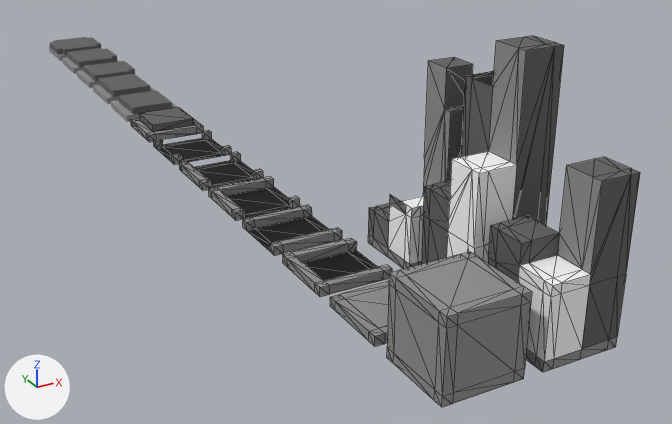
The glTF model blocksgame/assets/CityMap.glb: old version first, new version second.
Rendered twice from a camera (50 mm lens) standing at (-19.9, -26.2, 19.3) and looking at (7.0, 22.9, -5.3). Every picture has the same lights, and +X, +Y and +Z are marked at lower left. The older version comes first. Mesh edges are drawn as thin lines on the coarser meshes.

The older version as bpy lines, for what is in view:
```python
me_cube_008 = bpy.data.meshes.new('Cube.008')
me_cube_008.from_pydata(...)  # 95 vertices, 186 faces; spans x -2.0..2.0, y -2.0..2.0, z -2.0..10.0
me_cube_008.materials.append(mat_material)  # picture img_black_n_white
me_cube_013 = bpy.data.meshes.new('Cube.013')
me_cube_013.from_pydata(...)  # 42 vertices, 80 faces; spans x -2.0..2.0, y -2.0..2.0, z -2.0..-1.0
me_cube_013.materials.append(mat_material)  # picture img_black_n_white
me_cube_015 = bpy.data.meshes.new('Cube.015')
me_cube_015.from_pydata(...)  # 40 vertices, 76 faces; spans x -2.0..2.0, y -2.0..2.0, z -2.0..-1.0
me_cube_015.materials.append(mat_material)  # picture img_black_n_white
ob_building03 = bpy.data.objects.new('Building03', me_cube_008)
ob_building03.location = (5.0, 5.0, 0.0)
ob_road10 = bpy.data.objects.new('Road10', me_cube_015)
ob_road10.location = (0.0, 50.0, 0.0)
ob_road11 = bpy.data.objects.new('Road11', me_cube_013)
ob_road11.location = (0.0, 55.0, 0.0)
# also in view: 'Building04' at (5.0, 10.0, 3.0); 'Road08' at (0.0, 40.0, -1.5); 'Road09' at (0.0, 45.0, -1.5); 'Road03' at (0.0, 15.0, -1.8); 'Building01' at (0.0, 0.0, 0.0)
```
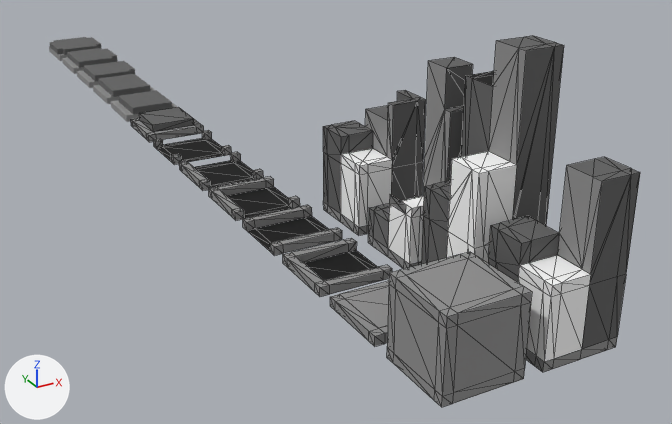
Changed parts and their boxes (x1, y1, x2, y2) in the pictures (672 x 424 px):
'Building05-col', added: after (323, 90, 426, 236)

Patch to the scene script:
```diff
--- a/blocksgame/assets/CityMap.glb.py
+++ b/blocksgame/assets/CityMap.glb.py
@@ me_cube_016 @@
+me_cube_016.from_pydata(...)  # 98 vertices, 194 faces; spans x -2.0..2.0, y -2.0..2.0, z -2.0..5.0
+me_cube_016.materials.append(mat_material)  # picture img_black_n_white
@@ ob_building05_col @@
+ob_building05_col = bpy.data.objects.new('Building05-col', me_cube_016)
+ob_building05_col.location = (5.0, 15.0, 0.0)
```
